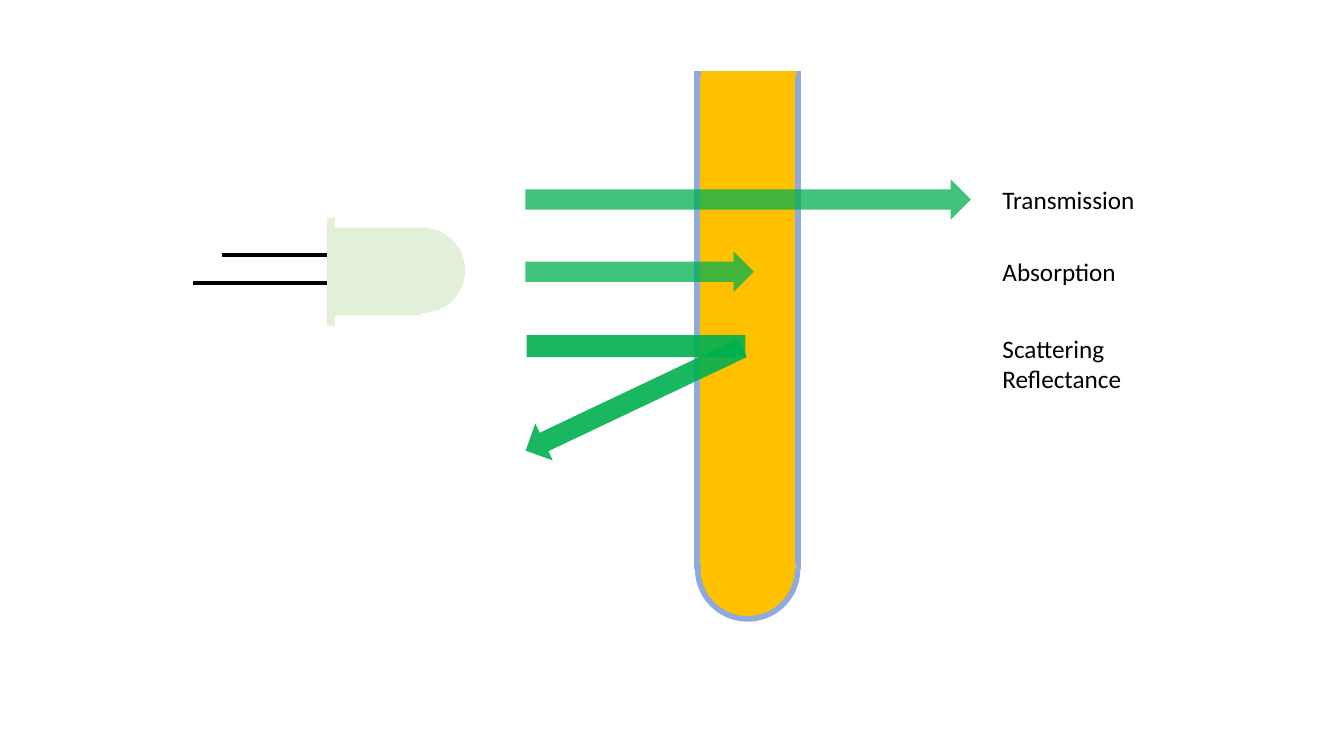
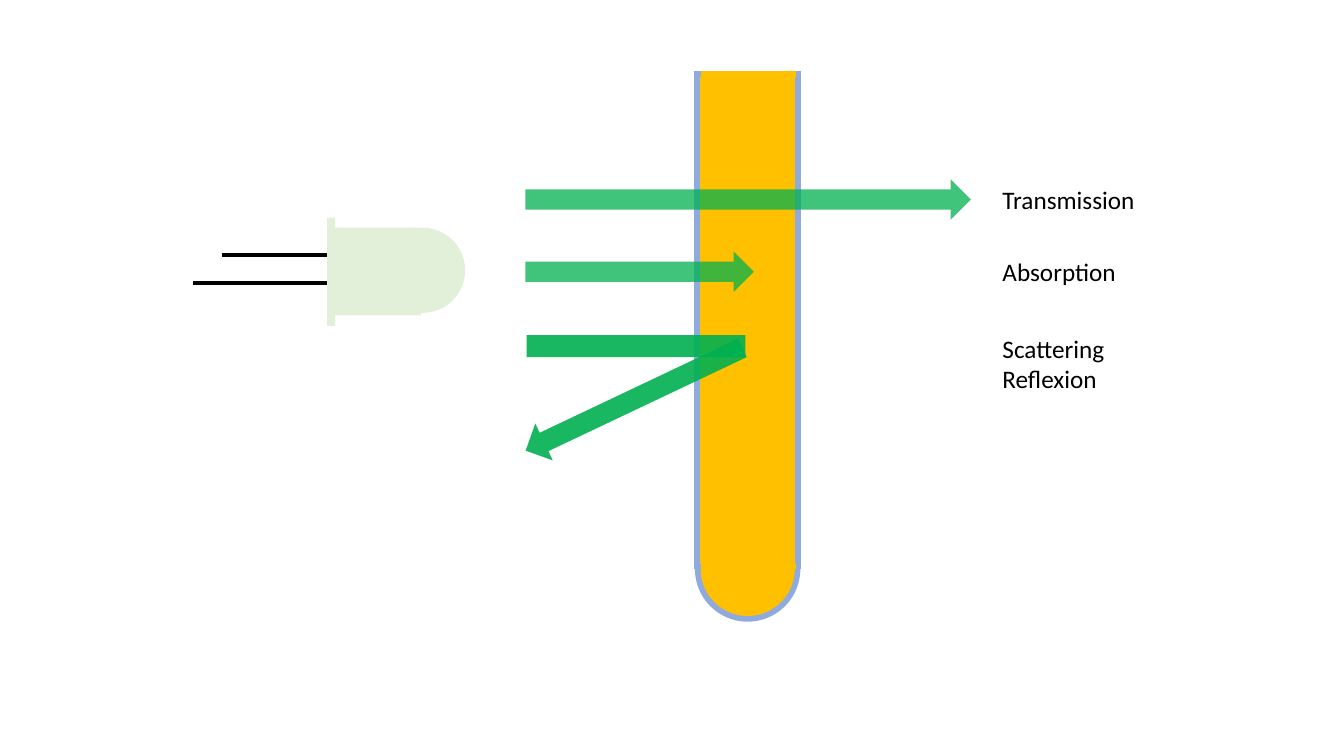
Before and after one commit to smartaquametering/smartPhotometer, a slide deck: slide 7 of assets/_drawings.pptx. Drawn at 1344x756 pixels with LibreOffice and Linux fonts; fonts in the diff are those of the drawing. Boxes give left, top, right and bottom in pixels: in the first picture for what was removed or moved away, otherwise in the second. Text is boxed around its words. In the diff, an @@ line names an element or a change of style, - is before the commit and + after.

```diff
--- a/assets/_drawings.pptx
+++ b/assets/_drawings.pptx
@@ text at bbox=[1002, 370, 1096, 388]: text changed @@
-Reflectance
+Reflexion
```
Also in this commit, not shown: 7 other slides changed, 1 slide added, 10 other files.
